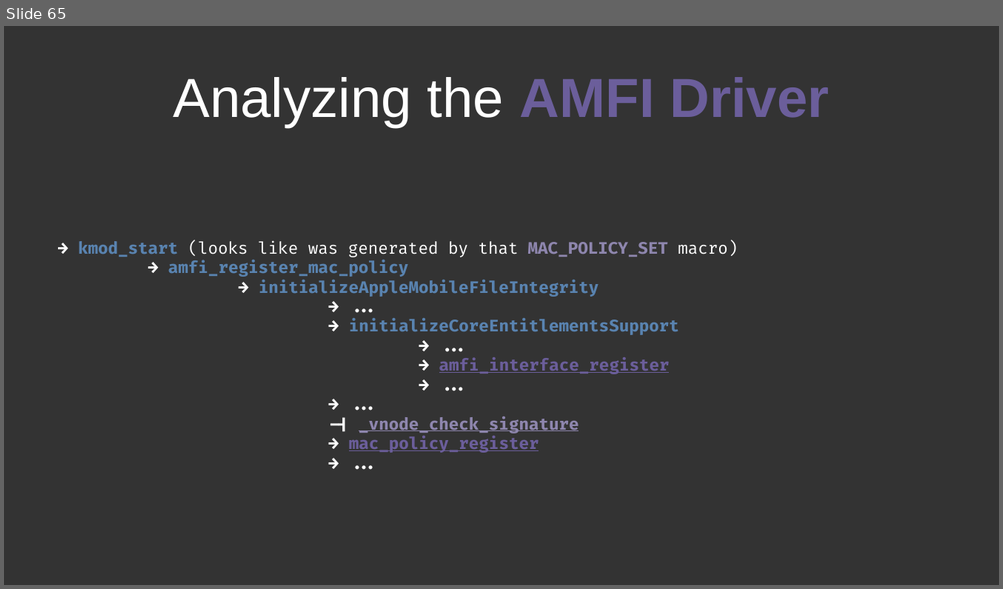
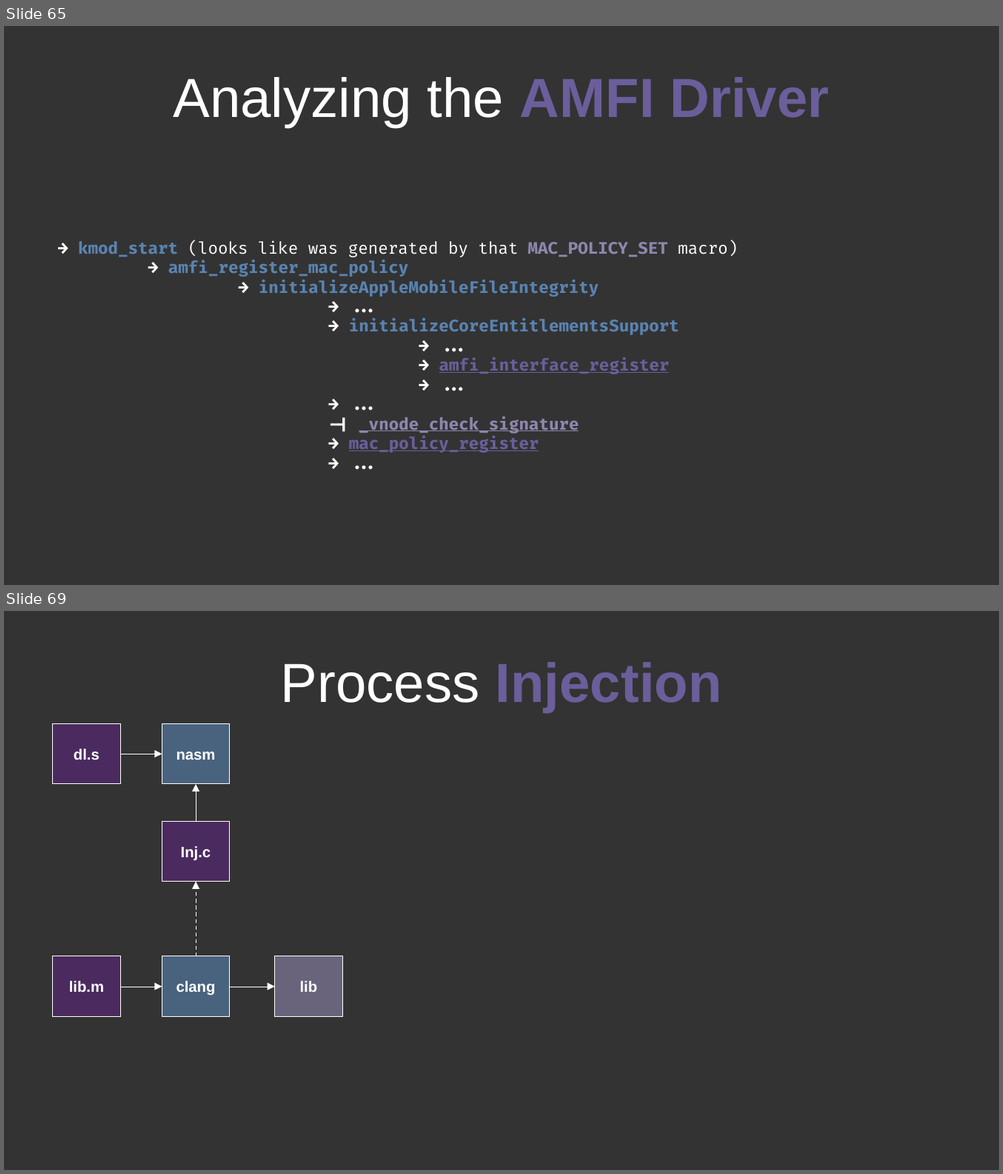
Before and after one commit to 0x0000z3r0/amfi, a slide deck: osx_amfi.odp. Shown one above the other, each under a label of ours: slide 65 before the commit, slides 65 and 69 after it; the slides between them are not shown. The pictures are 1003x589 and 1003x1174 pixels, drawn with LibreOffice and Linux fonts; fonts in the diff are those of the drawing. Boxes give left, top, right and bottom in pixels: in the first picture for what was removed or moved away, otherwise in the second. Text is boxed around its words. In the diff, an @@ line names an element or a change of style, - is before the commit and + after.

```diff
--- a/osx_amfi.odp
+++ b/osx_amfi.odp
@@ slide 69 added at (4, 611, 999, 1170), background #333333 @@
@@ title added at (281, 662, 722, 712), 44 pt, text #6B5E9B, bold @@
+Process Injection
@@ rectangle added at (53, 723, 120, 784), fill #5B277D at 60% opacity, outline #FFFFFF 0 pt, 12 pt, text #FFFFFF, bold @@
+dl.s
@@ rectangle added at (162, 723, 230, 784), fill #5983B0 at 60% opacity, outline #FFFFFF 0 pt, 12 pt, text #FFFFFF, bold @@
+nasm
@@ elbow arrow added from (120, 754) to (162, 755), #FFFFFF 0 pt @@
@@ elbow arrow added from (196, 821) to (196, 784), #FFFFFF 0 pt @@
@@ rectangle added at (162, 821, 230, 882), fill #5B277D at 60% opacity, outline #FFFFFF 0 pt, 12 pt, text #FFFFFF, bold @@
+Inj.c
@@ elbow arrow added from (196, 957) to (196, 882), #FFFFFF 0 pt dashed @@
@@ rectangle added at (53, 957, 120, 1017), fill #5B277D at 60% opacity, outline #FFFFFF 0 pt, 12 pt, text #FFFFFF, bold @@
+lib.m
@@ rectangle added at (162, 957, 230, 1017), fill #5983B0 at 60% opacity, outline #FFFFFF 0 pt, 12 pt, text #FFFFFF, bold @@
+clang
@@ rectangle added at (275, 957, 342, 1017), fill #8E86AE at 60% opacity, outline #FFFFFF 0 pt, 12 pt, text #FFFFFF, bold @@
+lib
@@ elbow arrow added from (120, 986) to (162, 988), #FFFFFF 0 pt @@
@@ elbow arrow added from (230, 986) to (275, 988), #FFFFFF 0 pt @@
```
Also in this commit, not shown: 2 slides changed, 9 other slides added, 6 other files.
